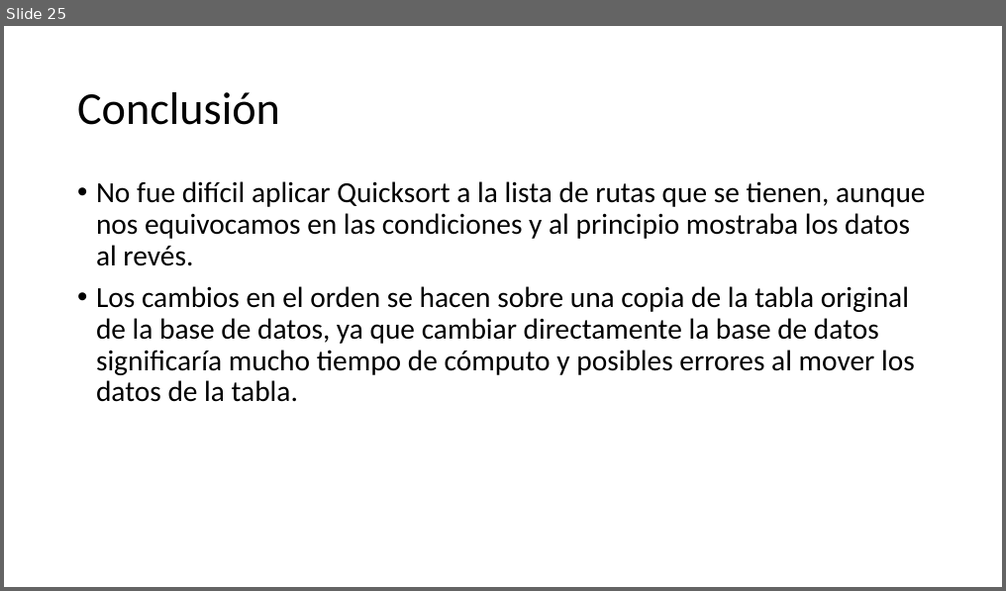
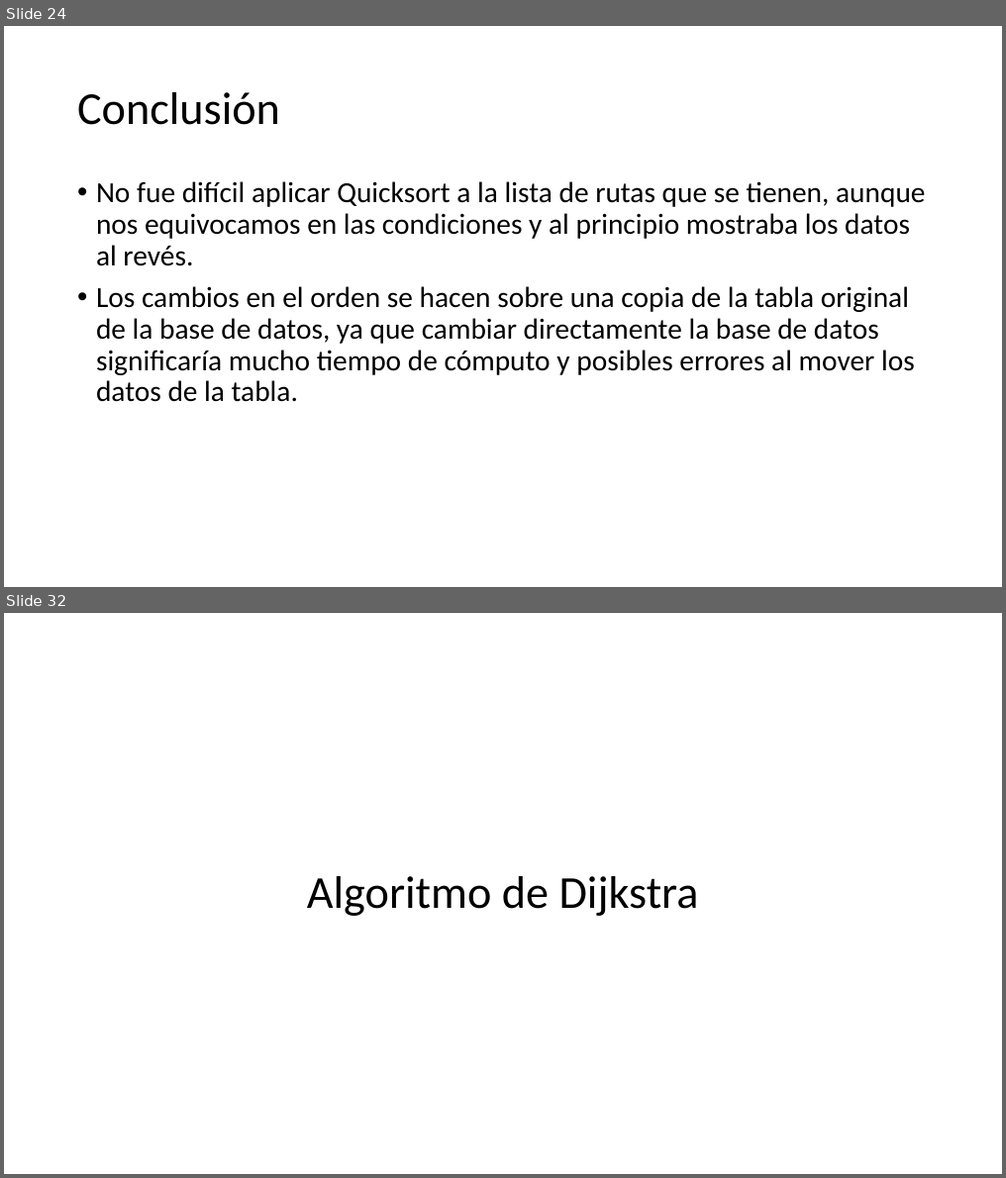
Before and after one commit to purrtgam/MiBicic-Project, a slide deck: Manual de proyecto.pptx. Shown one above the other, each under a label of ours: slide 25 before the commit, slides 24 and 32 after it; the slides between them are not shown. The pictures are 1006x591 and 1006x1178 pixels, drawn with LibreOffice and Linux fonts; fonts in the diff are those of the drawing. Boxes give left, top, right and bottom in pixels: in the first picture for what was removed or moved away, otherwise in the second. Text is boxed around its words. In the diff, an @@ line names an element or a change of style, - is before the commit and + after.

```diff
--- a/Manual de proyecto.pptx
+++ b/Manual de proyecto.pptx
@@ slide 32 added at <box>4,613,1002,1174</box>, background #FFFFFF @@
@@ title added at <box>307,876,699,916</box>, 69.3 pt, text #000000 @@
+Algoritmo de Dijkstra
@@ what was slide 25 is now slide 24 @@
```
Also in this commit, not shown: 1 slide changed, 8 other slides added, 1 other file.
